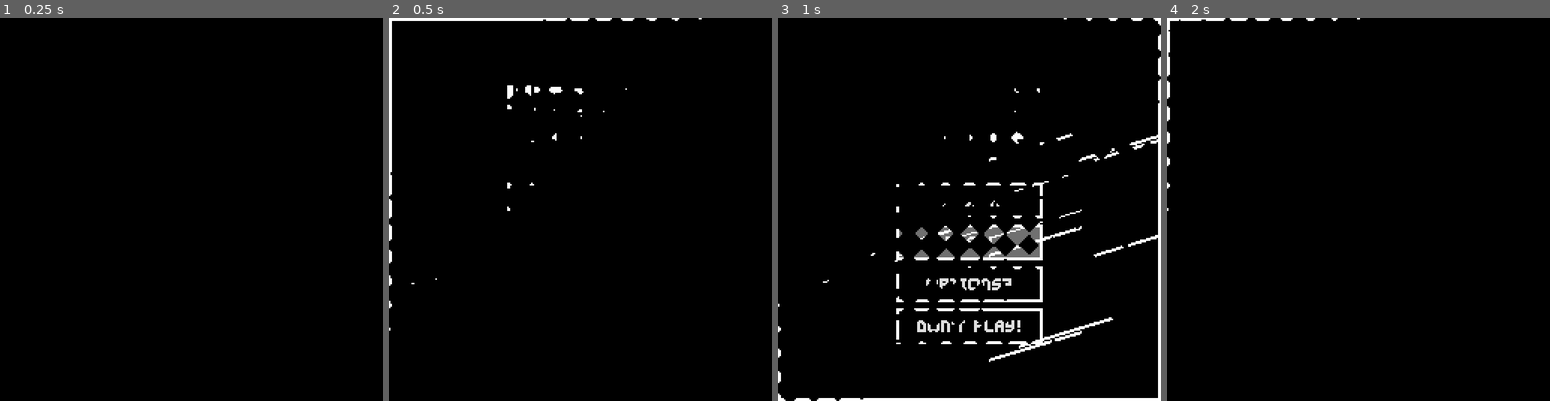
Above: before the commit, frames 1-4 (left to right).
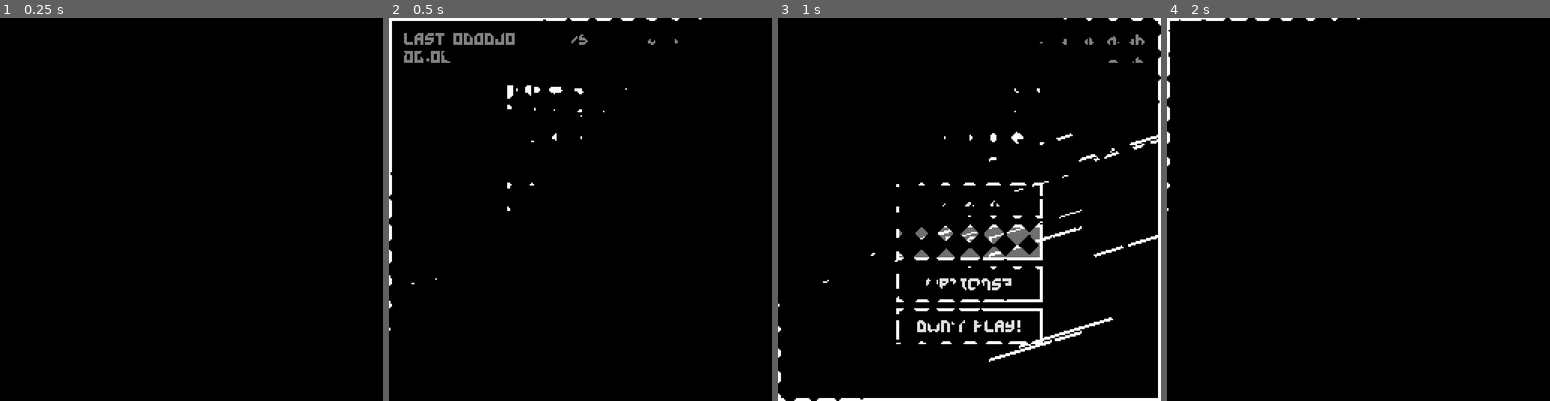
Above: after the commit, the same moments.

Repository: Ayabee527/mini-jam-155-wind
Game: Godot game, scene res://main_menu/main_menu.tscn
The game is run twice, just before and just after one commit, with the same random seed, the same clock (stepped at 60 frames per second) and the same inputs.
Inputs:
- Up to frame 1 (0.25 s): no input
- Up to frame 2 (0.5 s): no input
- Up to frame 3 (1 s): click "PLAY!" at 0.5 s
- Up to frame 4 (2 s): click "PLAY!" at 1.25 s

Frame 1 is identical in both runs. In frame 2, 0.8% of the frame differs, in the area x 3-76%, y 3-12%; in frame 3, 0.2%; in frame 4, nothing differs.

Commit message:
highscore

Diff:
--- a/game/autoloads/Global.gd
+++ b/game/autoloads/Global.gd
@@ -17,7 +17,10 @@
 	if latest_score > high_score:
 		high_score = latest_score
 		high_time = latest_time
+		DataLoader.save_data()
+		return
 
 	if latest_score == high_score:
 		if latest_time < high_time:
 			high_time = latest_time
+			DataLoader.save_data()
--- a/game/autoloads/SceneSwitcher.tscn
+++ b/game/autoloads/SceneSwitcher.tscn
@@ -7,22 +7,6 @@
 shader = ExtResource("1_la747")
 shader_parameter/progress = 0.0
 shader_parameter/diamondPixelSize = 16.0
-
-[sub_resource type="Animation" id="Animation_dsoq5"]
-resource_name = "switch_out"
-step = 0.05
-tracks/0/type = "value"
-tracks/0/imported = false
-tracks/0/enabled = true
-tracks/0/path = NodePath(".:material:shader_parameter/progress")
-tracks/0/interp = 1
-tracks/0/loop_wrap = true
-tracks/0/keys = {
-"times": PackedFloat32Array(0, 1),
-"transitions": PackedFloat32Array(1, 1),
-"update": 0,
-"values": [0.0, 1.0]
-}
 
 [sub_resource type="Animation" id="Animation_51sd7"]
 length = 0.001
@@ -55,6 +39,22 @@
 "values": [1.0, 0.0]
 }
 
+[sub_resource type="Animation" id="Animation_dsoq5"]
+resource_name = "switch_out"
+step = 0.05
+tracks/0/type = "value"
+tracks/0/imported = false
+tracks/0/enabled = true
+tracks/0/path = NodePath(".:material:shader_parameter/progress")
+tracks/0/interp = 1
+tracks/0/loop_wrap = true
+tracks/0/keys = {
+"times": PackedFloat32Array(0, 1),
+"transitions": PackedFloat32Array(1, 1),
+"update": 0,
+"values": [0.0, 1.0]
+}
+
 [sub_resource type="AnimationLibrary" id="AnimationLibrary_48hl2"]
 _data = {
 "RESET": SubResource("Animation_51sd7"),
--- a/game/main/main.gd
+++ b/game/main/main.gd
@@ -11,6 +11,7 @@
 @export var player: Player
 @export var player_goal: PlayerGoal
 
+@export var score_handler: ScoreHandler
 @export var gameover_label: RichTextLabel
 @export var multiplier_label: RichTextLabel
 @export var timer_label: RichTextLabel
@@ -85,6 +86,8 @@
 	tween.play()
 
 	if not updating_score:
+		Global.latest_time = time_alive
+		Global.latest_score = score_handler.score
 		allow_escape()
 
 func _on_player_bumped_wall(direction: Vector2) -> void:
@@ -162,7 +165,7 @@
 	tween.play()
 
 func _on_score_handler_score_updated(new_score: int) -> void:
-	Global.latest_score = new_score
+	updating_score = false
 
 	if game_overed:
 		allow_escape()
--- a/game/main/main.tscn
+++ b/game/main/main.tscn
@@ -75,7 +75,7 @@
 
 [sub_resource type="WorldBoundaryShape2D" id="WorldBoundaryShape2D_1og74"]
 
-[node name="Main" type="Node2D" node_paths=PackedStringArray("time_timer", "life_timer", "timer_bar", "wind_momma", "player", "player_goal", "gameover_label", "multiplier_label", "timer_label", "retry_butt", "back_butt")]
+[node name="Main" type="Node2D" node_paths=PackedStringArray("time_timer", "life_timer", "timer_bar", "wind_momma", "player", "player_goal", "score_handler", "gameover_label", "multiplier_label", "timer_label", "retry_butt", "back_butt")]
 script = ExtResource("1_k70rq")
 timer_gradient = SubResource("Gradient_6u8cl")
 time_timer = NodePath("TimerTimer")
@@ -84,6 +84,7 @@
 wind_momma = NodePath("WindMomma")
 player = NodePath("Player")
 player_goal = NodePath("PlayerGoal")
+score_handler = NodePath("ScoreHandler")
 gameover_label = NodePath("BGColor/MarginContainer/CenterContainer/VBoxContainer/GAMEOVER")
 multiplier_label = NodePath("BGColor/MarginContainer/Multiplier")
 timer_label = NodePath("BGColor/MarginContainer/Time")
--- a/game/main/score_handler.gd
+++ b/game/main/score_handler.gd
@@ -1,3 +1,4 @@
+class_name ScoreHandler
 extends Node
 
 signal score_updating()
--- a/game/main_menu/data_loader.gd
+++ b/game/main_menu/data_loader.gd
@@ -1,4 +1,3 @@
-class_name DataLoader
 extends Node
 
 const SAVE_PATH = "user://data.score"
--- a/game/main_menu/main_menu.gd
+++ b/game/main_menu/main_menu.gd
@@ -1,15 +1,57 @@
 extends PanelContainer
 
-@export var data_loader: DataLoader
+@export var last_score: Label
+@export var high_score: Label
+@export var last_time: Label
+@export var high_time: Label
 
 func _ready() -> void:
-	data_loader.load_data()
-	data_loader.save_data()
+	DataLoader.load_data()
+
+	last_score.text = "last "
+	if str(Global.latest_score).length() < 6:
+		for i: int in range(6 - str(Global.latest_score).length()):
+			last_score.text += "0"
+	last_score.text += str(Global.latest_score)
+	last_time.text = get_time_text(Global.latest_time)
+
+	high_score.text = ""
+	if str(Global.high_score).length() < 6:
+		for i: int in range(6 - str(Global.high_score).length()):
+			high_score.text += "0"
+	high_score.text += str(Global.high_score)
+	high_score.text += " high"
+	high_time.text = get_time_text(Global.high_time)
 
 	SceneSwitcher.switch_in()
 
+func get_time_text(time_alive: int) -> String:
+	var text: String = "00:00"
+
+	var minutes: int = 0
+	var seconds: int = 0
+
+	seconds = time_alive % 60
+	minutes = time_alive / 60
+
+	var minute_text: String = "00"
+	if minutes < 10:
+		minute_text = "0" + str(minutes)
+	else:
+		minute_text = str(minutes)
+
+	var second_text: String = "00"
+	if seconds < 10:
+		second_text = "0" + str(seconds)
+	else:
+		second_text = str(seconds)
+
+	text = minute_text + ":" + second_text
+
+	return text
+
 func _on_quit_pressed() -> void:
-	data_loader.save_data()
+	DataLoader.save_data()
 	get_tree().quit()
 
 
--- a/game/main_menu/main_menu.tscn
+++ b/game/main_menu/main_menu.tscn
@@ -1,9 +1,8 @@
-[gd_scene load_steps=9 format=3 uid="uid://dtffmmmmtbg8r"]
+[gd_scene load_steps=8 format=3 uid="uid://dtffmmmmtbg8r"]
 
 [ext_resource type="Script" path="res://main_menu/main_menu.gd" id="1_4r7go"]
 [ext_resource type="Script" path="res://main_menu/wind_holder.gd" id="1_d3t3r"]
 [ext_resource type="FontFile" uid="uid://dg0wgobwcnhf1" path="res://assets/fonts/GravityBold8.ttf" id="1_of1rs"]
-[ext_resource type="Script" path="res://main_menu/data_loader.gd" id="2_6rupi"]
 
 [sub_resource type="StyleBoxFlat" id="StyleBoxFlat_jdj60"]
 bg_color = Color(0, 0, 0, 1)
@@ -49,7 +48,7 @@
 border_width_bottom = 2
 border_color = Color(1, 1, 1, 1)
 
-[node name="MainMenu" type="PanelContainer" node_paths=PackedStringArray("data_loader")]
+[node name="MainMenu" type="PanelContainer" node_paths=PackedStringArray("last_score", "high_score", "last_time", "high_time")]
 anchors_preset = 15
 anchor_right = 1.0
 anchor_bottom = 1.0
@@ -57,10 +56,10 @@
 grow_vertical = 2
 theme_override_styles/panel = SubResource("StyleBoxFlat_jdj60")
 script = ExtResource("1_4r7go")
-data_loader = NodePath("DataLoader")
-
-[node name="DataLoader" type="Node" parent="."]
-script = ExtResource("2_6rupi")
+last_score = NodePath("MarginContainer/VBoxContainer/HBoxContainer/Score")
+high_score = NodePath("MarginContainer/VBoxContainer/HBoxContainer/HiScore")
+last_time = NodePath("MarginContainer/VBoxContainer/HBoxContainer2/Time")
+high_time = NodePath("MarginContainer/VBoxContainer/HBoxContainer2/HiTime")
 
 [node name="WindHolder" type="Node2D" parent="."]
 script = ExtResource("1_d3t3r")
@@ -131,6 +130,74 @@
 theme_override_styles/focus = SubResource("StyleBoxFlat_g825x")
 text = "DON'T PLAY!"
 
+[node name="MarginContainer" type="MarginContainer" parent="."]
+layout_mode = 2
+mouse_filter = 2
+theme_override_constants/margin_left = 8
+theme_override_constants/margin_top = 8
+theme_override_constants/margin_right = 8
+theme_override_constants/margin_bottom = 8
+
+[node name="VBoxContainer" type="VBoxContainer" parent="MarginContainer"]
+layout_mode = 2
+size_flags_vertical = 0
+
+[node name="HBoxContainer" type="HBoxContainer" parent="MarginContainer/VBoxContainer"]
+layout_mode = 2
+size_flags_vertical = 0
+
+[node name="Score" type="Label" parent="MarginContainer/VBoxContainer/HBoxContainer"]
+layout_mode = 2
+size_flags_horizontal = 0
+size_flags_vertical = 0
+theme_override_colors/font_color = Color(0.501961, 0.501961, 0.501961, 1)
+theme_override_fonts/font = ExtResource("1_of1rs")
+theme_override_font_sizes/font_size = 8
+text = "last 000000 "
+
+[node name="Slash" type="Label" parent="MarginContainer/VBoxContainer/HBoxContainer"]
+layout_mode = 2
+size_flags_horizontal = 6
+size_flags_vertical = 0
+theme_override_colors/font_color = Color(0.501961, 0.501961, 0.501961, 1)
+theme_override_fonts/font = ExtResource("1_of1rs")
+theme_override_font_sizes/font_size = 8
+text = "vs"
+horizontal_alignment = 1
+
+[node name="HiScore" type="Label" parent="MarginContainer/VBoxContainer/HBoxContainer"]
+layout_mode = 2
+size_flags_horizontal = 10
+size_flags_vertical = 0
+theme_override_colors/font_color = Color(0.501961, 0.501961, 0.501961, 1)
+theme_override_fonts/font = ExtResource("1_of1rs")
+theme_override_font_sizes/font_size = 8
+text = "000000 high"
+horizontal_alignment = 2
+
+[node name="HBoxContainer2" type="HBoxContainer" parent="MarginContainer/VBoxContainer"]
+layout_mode = 2
+size_flags_vertical = 0
+
+[node name="Time" type="Label" parent="MarginContainer/VBoxContainer/HBoxContainer2"]
+layout_mode = 2
+size_flags_horizontal = 0
+size_flags_vertical = 0
+theme_override_colors/font_color = Color(0.501961, 0.501961, 0.501961, 1)
+theme_override_fonts/font = ExtResource("1_of1rs")
+theme_override_font_sizes/font_size = 8
+text = "00:00"
+
+[node name="HiTime" type="Label" parent="MarginContainer/VBoxContainer/HBoxContainer2"]
+layout_mode = 2
+size_flags_horizontal = 10
+size_flags_vertical = 0
+theme_override_colors/font_color = Color(0.501961, 0.501961, 0.501961, 1)
+theme_override_fonts/font = ExtResource("1_of1rs")
+theme_override_font_sizes/font_size = 8
+text = "00:00"
+horizontal_alignment = 2
+
 [node name="Music" type="AudioStreamPlayer" parent="."]
 autoplay = true
 bus = &"music"
--- a/game/project.godot
+++ b/game/project.godot
@@ -20,6 +20,7 @@
 
 SceneSwitcher="*res://autoloads/SceneSwitcher.tscn"
 Global="*res://autoloads/Global.gd"
+DataLoader="*res://main_menu/data_loader.gd"
 
 [display]
 
Not shown, changed: game/kanban_tasks_data.kanban
